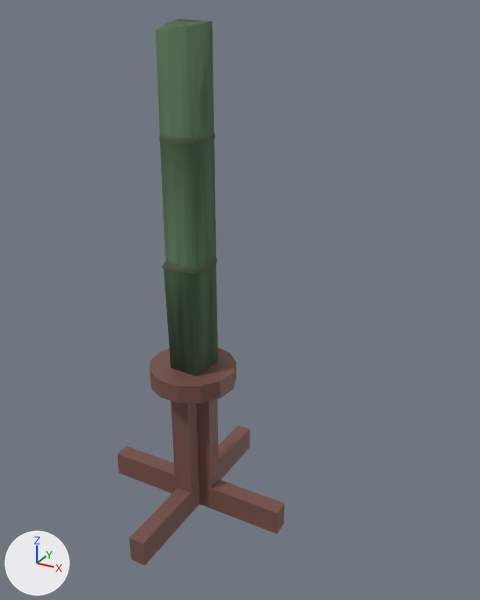
The glTF model assets/obstacles/bamboo_mid_1.glb: old version first, new version second.
Before and after are seen from a camera (50 mm lens) standing at (1.74, -2.64, 1.74) and looking at (-0.18, 0.86, -0.01). Lighting does not change. The marker at lower left points along +X, +Y and +Z. Vertices at the same position are counted once.

Objects in the first picture: 'Obstacle', 'Stand.003'.
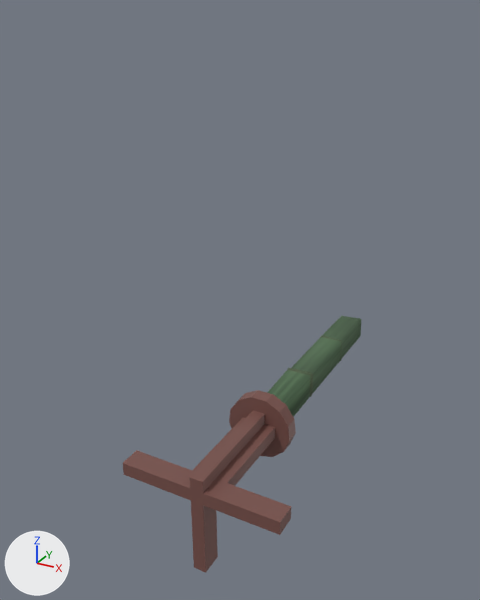
ob_model1 is not drawn itself; it is the parent of ob_obstacle, ob_stand_003.

Location of each change, (x1, y1, x2, y2) in pixels of the pictures (480 x 600 px):
'Obstacle', turned
    before: (156, 19, 218, 376)
    after: (267, 316, 361, 417)
'Stand.003', reshaped, turned
    before: (117, 348, 285, 565)
    after: (123, 390, 296, 573)
part 1 of me_cube_018, cut back
    before: (129, 488, 192, 565)
    after: (190, 464, 215, 482)

The change, as a diff of the scene's bpy script:
```diff
--- a/assets/obstacles/bamboo_mid_1.glb.py
+++ b/assets/obstacles/bamboo_mid_1.glb.py
@@ me_cube_018 @@
 # used by ob_stand_003; location = (0.0, 0.0, 0.0)
-me_cube_018.from_pydata(...)  # 78 vertices, 148 faces; spans x -0.547..0.547, y -0.582..0.582, z -0.004..0.896
+me_cube_018.from_pydata(...)  # 74 vertices, 140 faces; spans x -0.547..0.547, y -0.229..0.582, z -0.004..0.896
+# me_cube_018 part 1
+# 4 vertices are removed from x -0.044..0.044, y -0.582, z -0.004..0.142
+# 10 faces are deleted
+# 2 new faces join them
 me_cube_018.materials.append(mat_material)
@@ ob_model1 @@
 ob_model1.location = (0.0, 0.0, -0.911)
+ob_model1.rotation_euler = (-1.559, 0.0, 0.0)  # degrees (-89, 0, 0)
```
